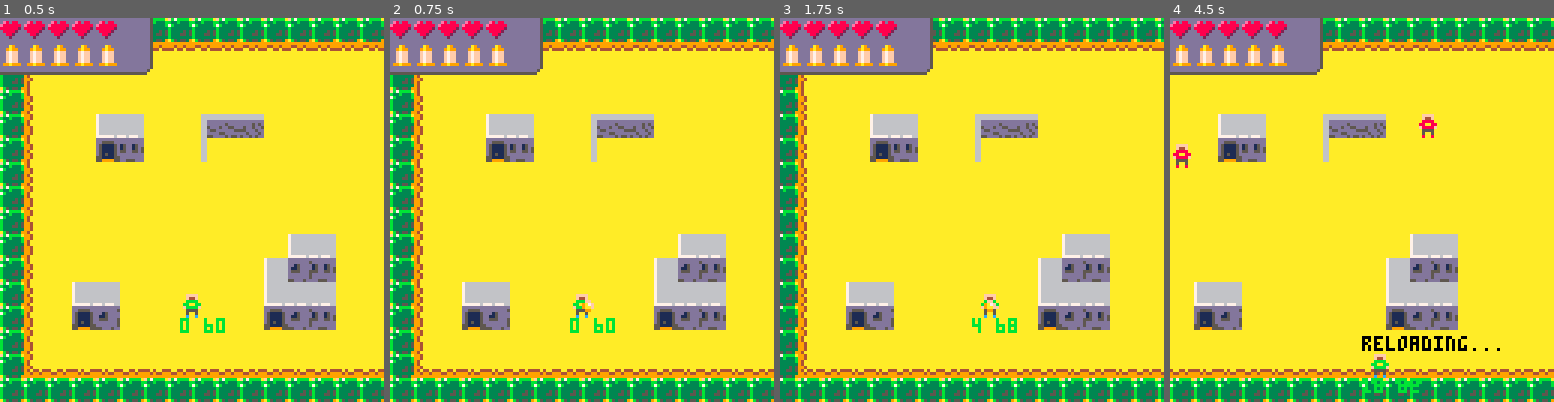
Above: before the commit, frames 1-4 (left to right).
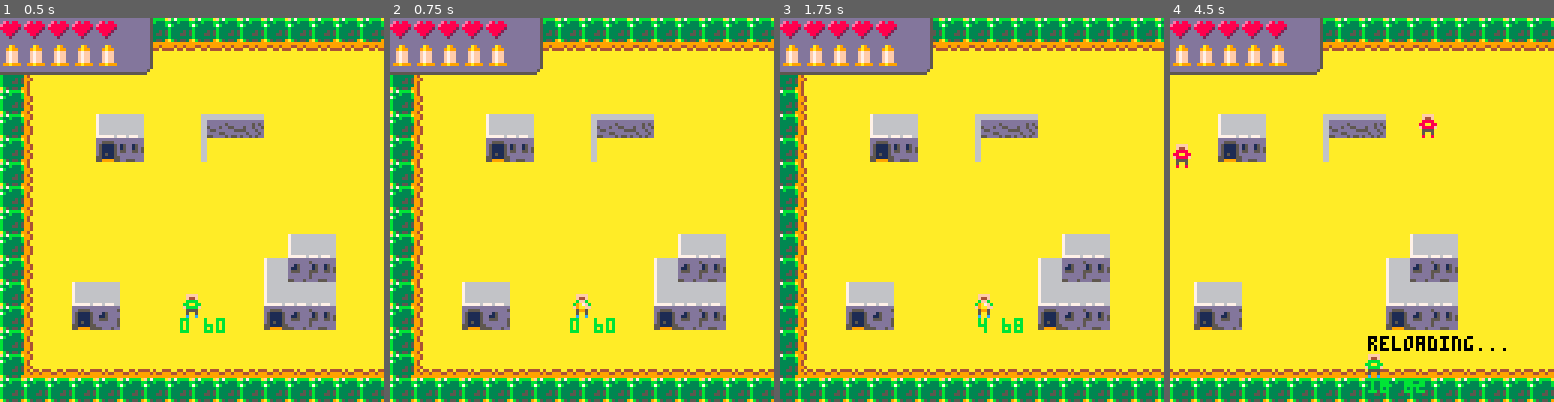
Above: after the commit, the same moments.

Repository: NinetiesPaul/PicoWest
Game: PICO-8 cartridge picowest.p8
The game is run twice, just before and just after one commit, with the same random seed, the same clock (stepped at 60 frames per second) and the same inputs.
Inputs:
- Up to frame 1 (0.5 s): tap X (X key) at 0.33 s
- Up to frame 2 (0.75 s): tap O (Z key) at 0.7 s
- Up to frame 3 (1.75 s): tap X (X key) at 1.07 s; hold Right from 1.6 s (still down); tap O (Z key) at 1.7 s
- Up to frame 4 (4.5 s): tap X (X key) at 1.85, 2.97, 4.08 s; release Right at 2.1 s; tap O (Z key) every 0.4 s from 2.1 to 4.1 s; hold Up 2.15-2.42 s; hold Right 2.47-3.03 s; hold Left 3.08-3.58 s; hold Down 3.63-3.97 s; hold Right from 4.02 s (still down)

Frame 1 is identical in both runs. In frame 2, 0.1% of the frame differs, in the area x 48-54%, y 73-77%; in frame 3, 0.5%; in frame 4, 1.0%, in the area x 50-88%, y 82-98%.

Commit message:
code refactoring

Diff:
--- a/picowest.p8
+++ b/picowest.p8
@@ -2,230 +2,216 @@
 version 32
 __lua__
 function _init()
- player = {}
- player.x = 60
- player.y = 92
- player.reloading = false
- player.sprite = 0
- player.speed = 2
- player.facing = "r"
- player.l=5 --lives
- player.b=6
- player.ml=true
- player.mr=true
- player.mu=true
- player.md=true
- player.pa=0
- player.pb=0
- player.pc=0
- player.pd=0
- player.pe=0
- player.pf=0
- player.pg=0
- player.ph=0
- player.lx=0
- player.ly=0
-
- second_floor = false
- on_second_floor = false
+	player  =  {
+		x = 60,
+		y = 92.,
+		reloading = false,
+		sprite = 0,
+		speed = 2,
+		facing  =  "r",
+		l = 5, --lives
+		b = 6,
+		ml = true,
+		mr = true,
+		mu = true,
+		md = true,
+		pa = 0,
+		pb = 0,
+		pc = 0,
+		pd = 0,
+		pe = 0,
+		pf = 0,
+		pg = 0,
+		ph = 0,
+		lx = 0,
+		ly = 0,
+	}
+
+	second_floor = false
+	on_second_floor = false
 
 	reset_gui()
 
- counter=0
- cooled_down=false
- tl=1
-
- bullet={}
- enemy={}
- enemy_b={}
-
- camx=0
- camy=0
+	counter = 0
+	cooled_down = false
+	tl = 1
+
+	bullet = {}
+	enemy = {}
+	enemy_b = {}
+
+	camx = 0
+	camy = 0
+end
+
+
+function _draw()
+	cls()
+
+	map(0, 0, 0, 0, 32, 16)
+	map(0, 16, 0, 128, 16, 16)
+
+	if second_floor then
+		mset(8, 20, 39)
+		mset(9, 20, 50)
+		mset(8, 21, 35)
+		mset(9, 21, 40)
+		mset(4, 26, 53)
+	end
+
+	if on_second_floor then
+		mset(8, 20, 45)
+		mset(9, 20, 45)
+		mset(8, 21, 37)
+		mset(9, 21, 37)
+		mset(9, 21, 61)
+		mset(4, 26, 35)
+	end
+
+	if (player.reloading == true) print("reloading...", player.x, player.y - 6, 0)
+
+	print(camx.." "..player.x,player.x,player.y+8,11)
+
+	camera(camx, camy)
+	spr(player.sprite, player.x, player.y)
+	map(gui_celx, gui_cely, gui_sx, gui_sy, 7, 3)
+
+	foreach(bullet, draw_bullet)
+	foreach(enemy, draw_enemy)
+	foreach(enemy_b, draw_enemy_b)
+
+	for i=1, player.l do
+		spr(004, gui_lx + i * 8, gui_ly)
+		spr(049, gui_bx + i * 8, gui_by)
+	end
+end
+
+function cnt()
+	player.pa = mget((flr(player.x) / 8), (flr(player.y) / 8))
+	player.pb = mget((flr(player.x) / 8), (flr(player.y + 7) / 8))
+
+	player.pc = mget((flr(player.x + 1) / 8), (flr(player.y - 1) / 8))
+	player.pd = mget((flr(player.x + 6) / 8), (flr(player.y - 1) / 8))
+
+	player.pe = mget((flr(player.x + 7) / 8), (flr(player.y) / 8))
+	player.pf = mget((flr(player.x + 7) / 8), (flr(player.y + 7) / 8))
+
+	player.pg = mget((flr(player.x + 1) / 8), (flr(player.y + 8) / 8))
+	player.ph = mget((flr(player.x + 6) / 8), (flr(player.y + 8) / 8))
+
+	checka = fget(player.pa, 0)
+	checkb = fget(player.pb, 0)
+	checkc = fget(player.pc, 0)
+	checkd = fget(player.pd, 0)
+	checke = fget(player.pe, 0)
+	checkf = fget(player.pf, 0)
+	checkg = fget(player.pg, 0)
+	checkh = fget(player.ph, 0)
+
+	if checka or checkb then
+		player.ml = false
+	else
+		player.ml = true
+	end
+
+	if checkc or checkd then
+		player.mu = false
+	else
+		player.mu = true
+	end
+
+	if checke or checkf then
+		player.mr = false
+	else
+		player.mr = true
+	end
+
+	if checkg or checkh then
+		player.md = false
+	else
+		player.md = true
+	end
 end
 
 function _update()
-
+	counter += 1
+	if (counter % 60 == 0 and tl==1) spawn_enemy() tl += 1
+
+	if (counter %30 == 0) foreach(enemy, enemy_fire)
+	foreach(bullet, move_bullet)
+	foreach(enemy_b, move_enemy_b)
+	foreach(enemy, check_range)
+	foreach(enemy, move_enemy)
 	player_movements()
-
- if(counter%1==0) counter+=1
- if(counter%30==0) foreach(enemy, enemy_fire)
- if(counter%60==0 and tl==1) spawn_enemy() tl+=1
-
- foreach(bullet, move_bullet)
- foreach(enemy_b, move_enemy_b)
- foreach(enemy, check_range)
- foreach(enemy, move_enemy)
- enemy_counter()
-
- cnt()
- cent()
-
- if (flr(player.y/64) == 1) then
+	enemy_counter()
+
+	cnt() -- check next tile
+	cent() -- check enemy next tile
+
+	if (flr(player.y / 64) == 1) then
 		gui_cely = 32
 		gui_sy = 0
 		gui_by = 8
 		gui_ly = 0
- else
- 	gui_cely = 35
+	else
+		gui_cely = 35
 		gui_sy = 104
 		gui_by = 118
 		gui_ly = 110
- end
-
- if (player.reloading) player_reloading()
-end
-
-function _draw()
- cls()
-
- map(0,0, 0,0, 32,16)
- map(0,16, 0,128, 16,16)
-
- if second_floor then
-  mset(8,20,39)
-  mset(9,20,50)
-  mset(8,21,35)
-  mset(9,21,40)
-
- 	mset(4,26,53)
- end
-
- if on_second_floor then
-  mset(8,20,45)
-  mset(9,20,45)
-  mset(8,21,37)
-  mset(9,21,37)
-
-  mset(9,21,61)
- 	mset(4,26,35)
- end
-
- spr(player.sprite,
- player.x,player.y)
-
- camera(camx,camy)
-
-	map(gui_celx,gui_cely,
-			gui_sx,gui_sy,7,3)
-
- for i=1, player.l do
-  spr(004,gui_lx+i*8,gui_ly)
-  spr(049,gui_bx+i*8,gui_by)
- end
-
- if (player.reloading == true) then
-  print("reloading...",
-  player.x,player.y-6,0)
- end
-
- print(camx.." "..player.x,player.x,player.y+8,11)
-
-	foreach(bullet, draw_bullet)
- foreach(enemy, draw_enemy)
- foreach(enemy_b, draw_enemy_b)
-end
-
-function cnt()
-
- player.pa=mget((flr(player.x)/8),(flr(player.y)/8))
- player.pb=mget((flr(player.x)/8),(flr(player.y+7)/8))
-
- player.pc=mget((flr(player.x+1)/8),(flr(player.y-1)/8))
- player.pd=mget((flr(player.x+6)/8),(flr(player.y-1)/8))
-
- player.pe=mget((flr(player.x+7)/8),(flr(player.y)/8))
- player.pf=mget((flr(player.x+7)/8),(flr(player.y+7)/8))
-
- player.pg=mget((flr(player.x+1)/8),(flr(player.y+8)/8))
- player.ph=mget((flr(player.x+6)/8),(flr(player.y+8)/8))
-
- checka=fget(player.pa,0)
- checkb=fget(player.pb,0)
- checkc=fget(player.pc,0)
- checkd=fget(player.pd,0)
- checke=fget(player.pe,0)
- checkf=fget(player.pf,0)
- checkg=fget(player.pg,0)
- checkh=fget(player.ph,0)
-
- if checka or checkb then
-  player.ml=false
- else
-  player.ml=true
- end
-
- if checkc or checkd then
-  player.mu=false
- else
-  player.mu=true
- end
-
- if checke or checkf then
-  player.mr=false
- else
-  player.mr=true
- end
-
- if checkg or checkh then
-  player.md=false
- else
-  player.md=true
- end
-
+	end
+
+	if (player.reloading) player_reloading()
 end
 
 function cent()
- for e in all(enemy) do
-	 e.pa=mget((flr(e.x)/8),(flr(e.y)/8))
-	 e.pb=mget((flr(e.x)/8),(flr(e.y+7)/8))
-	 e.pe=mget((flr(e.x+7)/8),(flr(e.y)/8))
-	 e.pf=mget((flr(e.x+7)/8),(flr(e.y+7)/8))
-
-	 checkea=fget(e.pa,0)
-	 checkeb=fget(e.pb,0)
-	 checkee=fget(e.pe,0)
-	 checkef=fget(e.pf,0)
-
-	 if checkea or checkeb then
-	  e.ml=false
-	 else
-	  e.ml=true
-	 end
-
-	 if checkee or checkef then
-	  e.mr=false
-	 else
-	  e.mr=true
-	 end
-
- end
-end
-
-
+	for e in all(enemy) do
+		e.pa = mget((flr(e.x) / 8), (flr(e.y) / 8))
+		e.pb = mget((flr(e.x) / 8), (flr(e.y + 7) / 8))
+		e.pe = mget((flr(e.x + 7) / 8), (flr(e.y) / 8))
+		e.pf = mget((flr(e.x + 7) / 8), (flr(e.y + 7) / 8))
+
+		checkea = fget(e.pa, 0)
+		checkeb = fget(e.pb, 0)
+		checkee = fget(e.pe, 0)
+		checkef = fget(e.pf, 0)
+
+		if checkea or checkeb then
+			e.ml = false
+		else
+			e.ml = true
+		end
+
+		if checkee or checkef then
+			e.mr = false
+		else
+			e.mr = true
+		end
+	end
+end
 
 function check_range(e)
- if (player.x > e.x-20
- and player.x < e.x+24
- and player.y > e.y-16
- and player.y < e.y+24) then
-
-  e.ep=true
-  e.px=player.x
-  e.py=player.y
-
- else
-  e.ep=false
- end
+	if
+		player.x > e.x-20 and
+		player.x < e.x+24 and
+		player.y > e.y-16 and
+		player.y < e.y+24 then
+
+		e.ep = true
+		e.px = player.x
+		e.py = player.y
+	else
+		e.ep=false
+	end
 end
 
 function enemy_counter()
- for e in all(enemy) do
-  if(e.c%1==0) e.c+=1
- end
+	for e in all(enemy) do
+		if (e.c % 1 == 0) e.c += 1
+	end
 end
 
 function draw_bullet(b)
- spr(b.s,b.x,b.y)
+	spr(b.s,b.x,b.y)
 end
 
 function reset_gui()
@@ -242,240 +228,236 @@
 -- player movements
 
 function player_movements()
-
- if btn(0) and player.x>0 and player.ml then
-  player.x -= player.speed
-  player.facing = "l"
-
-  if (camx>0 and player.x<192) then
-	  camx -= player.speed
-	  gui_sx -= player.speed
-	  gui_bx -= player.speed
-	  gui_lx -= player.speed
-  end
+	if btn(0) and player.x > 0 and player.ml then
+		player.x -= player.speed
+		player.facing = "l"
+
+		if camx > 0 and player.x < 192 then
+			camx -= player.speed
+			gui_sx -= player.speed
+			gui_bx -= player.speed
+			gui_lx -= player.speed
+		end
+	end
+
+	if btn(1) and player.mr then
+		player.x += player.speed
+		player.facing = "r"
+
+		if player.x > 64 and camx < 128 then
+			camx += player.speed
+			gui_sx += player.speed
+			gui_bx += player.speed
+			gui_lx += player.speed
+		end
+	end
+
+	if btn(2) and player.mu then
+		player.y -= player.speed
+		player.facing = "u"
+	end
+
+	if btn(3) and player.md then
+		player.y += player.speed
+		player.facing = "d"
+	end
+
+	if (btn(0) and btn(2)) player.facing = "ul"
+	if (btn(0) and btn(3)) player.facing = "dl"
+	if (btn(1) and btn(2)) player.facing = "ur"
+	if (btn(1) and btn(3)) player.facing = "dr"
+
+	if (btnp(4) and not player.reloading) fire()
+
+	if btnp(5) then
+		tile = mget(flr(player.x + 4) / 8, flr(player.y + 4) / 8)
+		door = fget(tile , 1)
+
+		if tile == 039 then
+			player.x = 80
+			player.y = 167
+			on_second_floor=true
+		end
+
+		if tile == 061 then
+			player.x = 55
+			player.y = 165
+			on_second_floor=false
+		end
+
+		if door then
+			if (tile == 028) second_floor=true
+
+			player.lx=player.x
+			player.ly=player.y
+			player.x=32
+			player.y=203
+			camy=128
+
+			reset_gui()
+		end
+
+		if tile == 053 then
+			player.x=player.lx
+			player.y=player.ly
+			player.lx=0
+			player.ly=0
+			camy=0
+			reset_gui()
+		end
+	end
+end
+
+function fire()
+   sfx(00)
+   player.b -= 1
+   if (player.b == 0) player.reloading = true
+
+   local b = {
+	  x = player.x,
+	  y = player.y,
+	  sx = player.x,
+	  sy = player.y,
+	  s = 003,
+	  f = player.facing,
+   }
+
+   add(bullet,b)
+   return b
+end
+
+function player_reloading()
+   if (counter %15 == 0) player.b += 1
+   if (player.b == 6) player.reloading = false
+end
+
+function move_bullet(b)
+ if (b.f == "l") b.x -= 2
+ if (b.f == "r") b.x += 2
+ if (b.f == "u") b.y -= 2
+ if (b.f == "d") b.y += 2
+ if (b.f == "dl") b.x -= 2 b.y += 2
+ if (b.f == "dr") b.x += 2 b.y += 2
+ if (b.f == "ul") b.x -= 2 b.y -= 2
+ if (b.f == "ur") b.x += 2 b.y -= 2
+
+ for e in all(enemy) do
+   if
+	  flr(e.x/8) == flr(b.x/8) and
+	  flr(e.y/8) == flr(b.y/8) then
+
+	  del(enemy,e)
+	  del(bullet,b)
+   end
  end
 
- if btn(1) and player.mr then
-  player.x += player.speed
-  player.facing = "r"
-
-  if (player.x>64 and camx<128) then
-	  camx += player.speed
-	  gui_sx += player.speed
-	  gui_bx += player.speed
-	  gui_lx += player.speed
-  end
- end
-
- if btn(2) and player.mu then
-  player.y -= player.speed
-  player.facing = "u"
- end
-
- if btn(3) and player.md then
-  player.y += player.speed
-  player.facing = "d"
- end
-
- if (btn(0) and btn(2)) player.facing="ul"
- if (btn(0) and btn(3)) player.facing="dl"
- if (btn(1) and btn(2)) player.facing="ur"
- if (btn(1) and btn(3)) player.facing="dr"
-
- if btnp(4) and not player.reloading then
-  fire()
- end
-
- if btnp(5) then
-
- 	tile = mget(
- 			flr(player.x+4)/8,
- 			flr(player.y+4)/8
- 		)
-
- 	door = fget(tile,1)
-
- 	if (tile == 039) then
- 		player.x = 80
- 		player.y = 167
- 		on_second_floor=true
-		end
-
- 	if (tile == 061) then
- 		player.x = 55
- 		player.y = 165
- 		on_second_floor=false
-		end
-
- 	if door then
- 		if (tile == 028) second_floor=true
-
-	  player.lx=player.x
-	  player.ly=player.y
-	  player.x=32
-	  player.y=203
-	  camy=128
-
-	  reset_gui()
-	 end
-
-	 if tile == 053 then
-	  player.x=player.lx
-	  player.y=player.ly
-	  player.lx=0
-	  player.ly=0
-	  camy=0
-
-	  reset_gui()
-	 end
-
-	end
-
-end
-
-function fire()
- sfx(00)
- player.b-=1
-
- if (player.b == 0) player.reloading = true
-
- local b = {}
- b.x=player.x
- b.y=player.y
- b.sx=player.x
- b.sy=player.y
- b.s=003
- b.f=player.facing
- add(bullet,b)
- return b
-end
-
-
-function player_reloading()
-	if (counter%15==0) player.b += 1
-	if (player.b == 6) player.reloading = false
-end
-
-function move_bullet(b)
- if (b.f=="l") b.x-=2
- if (b.f=="r") b.x+=2
- if (b.f=="u") b.y-=2
- if (b.f=="d") b.y+=2
- if (b.f=="dl") b.x-=2 b.y+=2
- if (b.f=="dr") b.x+=2 b.y+=2
- if (b.f=="ul") b.x-=2 b.y-=2
- if (b.f=="ur") b.x+=2 b.y-=2
-
- for e in all(enemy) do
-  if flr(e.x/8) == flr(b.x/8) and
-     flr(e.y/8) == flr(b.y/8) then
-
-     del(enemy,e)
-     del(bullet,b)
-  end
- end
-
- if (b.x >b.sx+25) del(bullet,b)
- if (b.x <b.sx-25) del(bullet,b)
- if (b.y <b.sy-25) del(bullet,b)
- if (b.y >b.sy+25) del(bullet,b)
+ if (b.x > b.sx + 25) del(bullet, b)
+ if (b.x < b.sx - 25) del(bullet, b)
+ if (b.y < b.sy - 25) del(bullet, b)
+ if (b.y > b.sy + 25) del(bullet, b)
 end
 -->8
 -- enemies
 
 function draw_enemy(e)
- spr(e.s,e.x,e.y)
+   spr(e.s,e.x,e.y)
 end
 
 function move_enemy(e)
- if e.ep then
-  if (e.x<=e.px and e.mcd==false and e.mr) then
-   e.x+=2
-   if (e.x>=e.px) e.x=e.px e.mcd=true
-  end
-  if (e.x>=e.px and e.mcd==false and e.ml) then
-   e.x-=2
-   if(e.x<=e.px) e.x=e.px e.mcd=true
-  end
- end
-
- if (e.mcd and e.c%60==0) e.mcd=false
+   if e.ep then
+	  if e.x <= e.px and e.mcd == false and e.mr then
+		 e.x += 2
+		 if (e.x >= e.px) e.x = e.px e.mcd = true
+	  end
+
+	  if e.x >= e.px and e.mcd == false and e.ml then
+		 e.x -= 2
+		 if (e.x <= e.px) e.x = e.px e.mcd = true
+	  end
+   end
+
+   if (e.mcd and e.c % 60 == 0) e.mcd = false
 end
 
 
 function draw_enemy_b(eb)
- spr(eb.s,eb.x,eb.y)
+   spr(eb.s,eb.x,eb.y)
 end
 
 function move_enemy_b(eb)
- if (eb.t=="up") eb.y-=1
- if (eb.t=="down") eb.y+=1
-
- if flr(eb.x/8) == flr(player.x/8) and
-    flr(eb.y/8) == flr(player.y/8) then
-    player.l-=1
-    del(enemy_b,eb)
- end
-
- if (eb.x > eb.sx+25) del(enemy_b,eb)
- if (eb.x < eb.sx-25) del(enemy_b,eb)
- if (eb.y < eb.sy-25) del(enemy_b,eb)
- if (eb.y > eb.sy+25) del(enemy_b,eb)
+   if (eb.t == "up") eb.y -= 1
+   if (eb.t == "down") eb.y += 1
+
+   if
+	  flr(eb.x / 8) == flr(player.x / 8) and
+	  flr(eb.y / 8) == flr(player.y / 8) then
+
+	  player.l -= 1
+	  del(enemy_b, eb)
+   end
+
+   if (eb.x > eb.sx + 25) del(enemy_b, eb)
+   if (eb.x < eb.sx - 25) del(enemy_b, eb)
+   if (eb.y < eb.sy - 25) del(enemy_b, eb)
+   if (eb.y > eb.sy + 25) del(enemy_b, eb)
 end
 
 function enemy_fire(e)
- if (e.ep and e.mcd) then
-  local eb = {}
-  eb.x=e.x
-  eb.y=e.y
-  eb.sx=e.x
-  eb.sy=e.y
-  eb.s=003
-  if (e.y < e.py) eb.t="down"
-  if (e.y > e.py) eb.t="up"
-  add(enemy_b,eb)
-  return eb
- end
+   if e.ep and e.mcd then
+	  local eb = {
+		 x = e.x,
+		 y = e.y,
+		 sx = e.x,
+		 sy = e.y,
+		 s = 003,
+		 t = (e.y < e.py) and "down" or "up"
+	  }
+
+	  add(enemy_b,eb)
+	  return eb
+   end
 end
 
 function spawn_enemy()
- local e = {}
- e.x=18
- e.y=42
- e.s=032
- e.v=2
- e.c=0
- e.mcd=false
- e.ep=false
- e.px=0
- e.py=0
- e.pa=0
- e.pb=0
- e.pe=0
- e.pf=0
- e.ml=true
- e.mr=true
- add(enemy,e)
-
- local e = {}
- e.x=100
- e.y=32
- e.s=032
- e.v=2
- e.c=0
- e.mcd=false
- e.ep=false
- e.px=0
- e.py=0
- e.pa=0
- e.pb=0
- e.pe=0
- e.pf=0
- e.ml=true
- e.mr=true
- add(enemy,e)
-
- return e
+   local e = {
+	  x = 18,
+	  y = 42,
+	  s = 032,
+	  v = 2,
+	  c = 0,
+	  mcd = false,
+	  ep = false,
+	  px = 0,
+	  py = 0,
+	  pa = 0,
+	  pb = 0,
+	  pe = 0,
+	  pf = 0,
+	  ml = true,
+	  mr = true
+   }
+   add(enemy,e)
+
+   local e = {
+	  x = 100,
+	  y = 32,
+	  s = 032,
+	  v = 2,
+	  c = 0,
+	  mcd = false,
+	  ep = false,
+	  px = 0,
+	  py = 0,
+	  pa = 0,
+	  pb = 0,
+	  pe = 0,
+	  pf = 0,
+	  ml = true,
+	  mr = true,
+   }
+   add(enemy,e)
+
+   return e
 end
 __gfx__
 00ffff0000ffff0000ffff0000000000000000006666666666666666aaa66666aaa66aaa766666666666666676666666dddddddddddddddd0000000000000000
